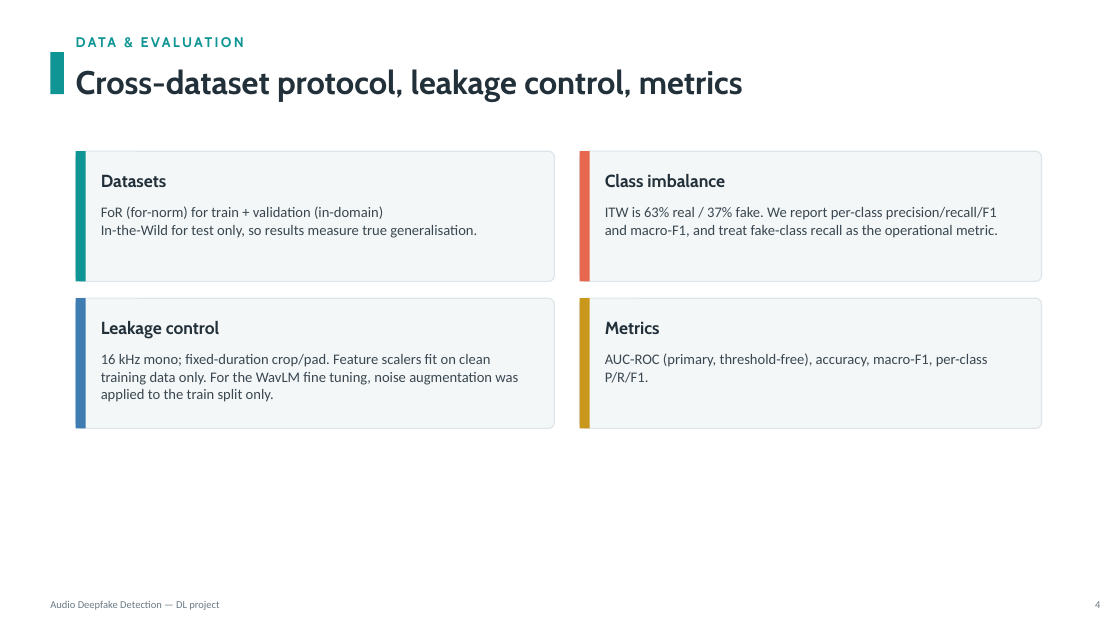
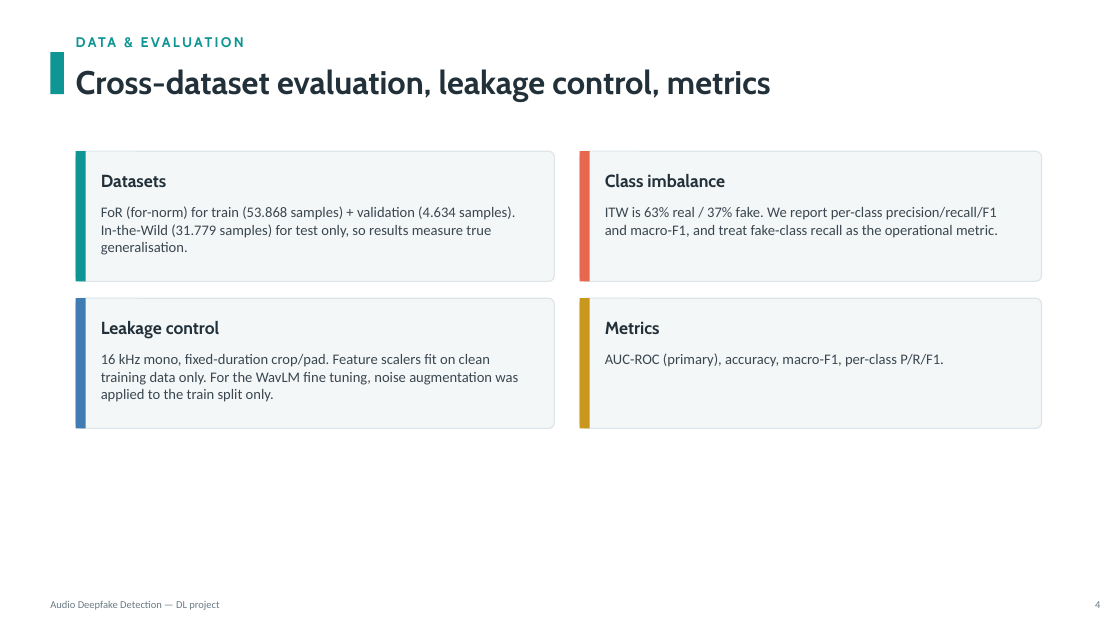
Before and after one commit to KonstaninosKaimakis/audio-deepfake-detection-DL, a slide deck: slide 4 of presentation.pptx. Drawn at 1120x630 pixels with LibreOffice and Linux fonts; fonts in the diff are those of the drawing. Boxes give left, top, right and bottom in pixels: in the first picture for what was removed or moved away, otherwise in the second. Text is boxed around its words. In the diff, an @@ line names an element or a change of style, - is before the commit and + after.

Commit message:
updated presentation

```diff
--- a/presentation.pptx
+++ b/presentation.pptx
@@ text at (76,69,771,102): text changed @@
-Cross-dataset protocol, leakage control, metrics
+Cross-dataset evaluation, leakage control, metrics
@@ text at (101,206,515,255): text changed @@
-FoR (for-norm) for train + validation (in-domain)
-In-the-Wild for test only, so results measure true generalisation.
+FoR (for-norm) for train (53.868 samples) + validation (4.634 samples).
+In-the-Wild (31.779 samples) for test only, so results measure true generalisation.
@@ text at (101,354,518,402): text changed @@
-16 kHz mono; fixed-duration crop/pad. Feature scalers fit on clean training data only. For the WavLM fine tuning, noise augmentation was applied to the train split only.
+16 kHz mono, fixed-duration crop/pad. Feature scalers fit on clean training data only. For the WavLM fine tuning, noise augmentation was applied to the train split only.
@@ text at (605,353,944,367): text changed @@
-AUC-ROC (primary, threshold-free), accuracy, macro-F1, per-class P/R/F1.
+AUC-ROC (primary), accuracy, macro-F1, per-class P/R/F1.
```
Also in this commit, not shown: 7 other slides changed.
